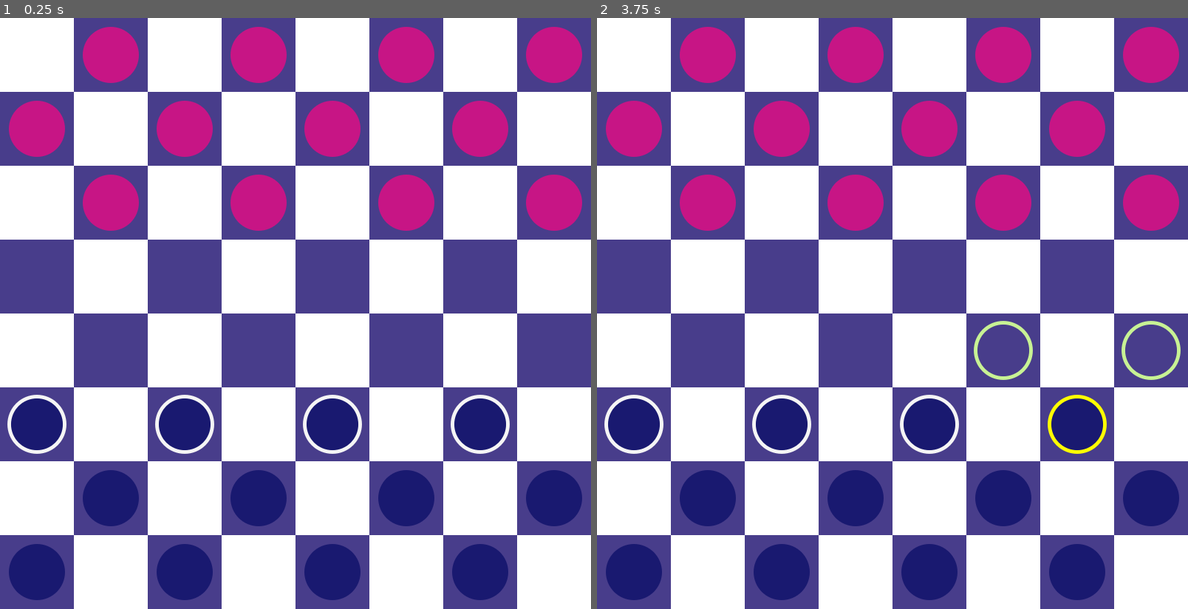
Above: before the commit, frames 1-2 (left to right).
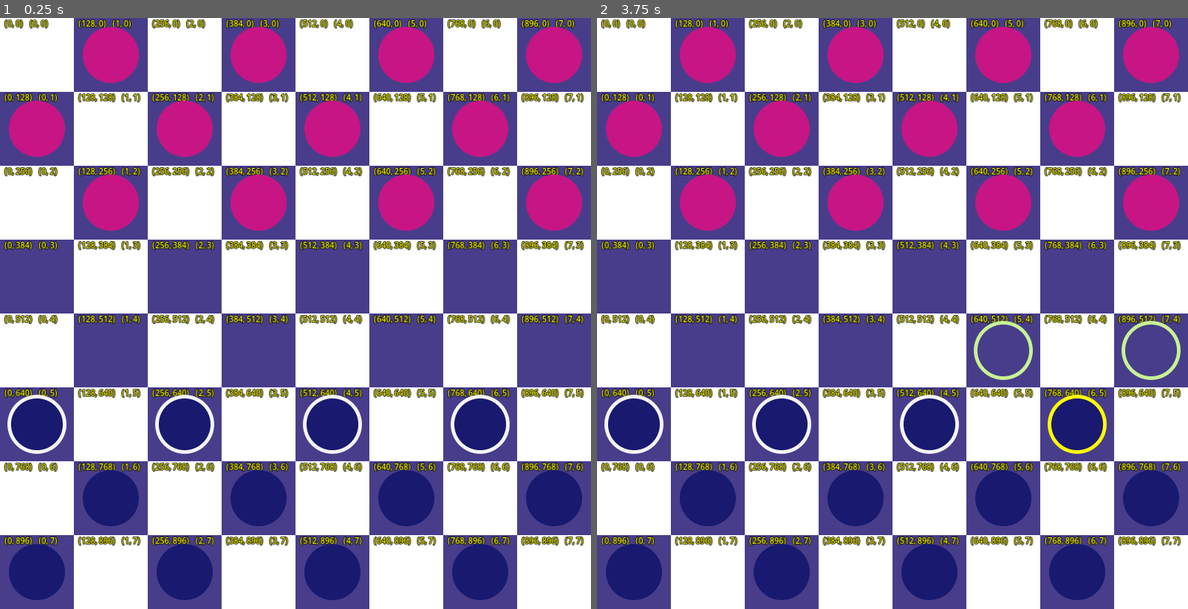
Above: after the commit, the same moments.

Repository: mattsullentrup/godot-checkers
Game: Godot game, scene res://rewrite/level/level.tscn
Same seed, same stepped clock (60 frames per second), same inputs: the game is played once before the commit and once after it.
Inputs (mouse positions are in pixels of both pictures, inside the frame that each line leads up to):
- Up to frame 1 (0.25 s): no input
- Up to frame 2 (3.75 s): tap Enter at 0.5, 2, 3.5 s; move the mouse to (1022, 283) at 0.52 s; press the mouse at (1022, 283) at 0.53 s; tap Space at 1.25, 2.75 s; move the mouse to (774, 343) at 1.27 s; release the mouse at (774, 343) at 1.28 s; right-click (774, 343) at 1.35 s; move the mouse to (951, 183) at 2.02 s; press the mouse at (951, 183) at 2.03 s; move the mouse to (862, 431) at 2.77 s; release the mouse at (862, 431) at 2.78 s; right-click (862, 431) at 2.85 s; move the mouse to (1069, 402) at 3.52 s; press the mouse at (1069, 402) at 3.53 s

The runs differ from the first frame. In frame 1, 7.5% of the frame differs, in the area x 0-99%, y 0-90%; in frame 2, 7.5%.

Commit message:
Add cell text debug

Diff:
--- a/checkers/project.godot
+++ b/checkers/project.godot
@@ -25,7 +25,7 @@
 
 window/size/viewport_width=1024
 window/size/viewport_height=1024
-window/size/mode=2
+window/size/mode=4
 window/stretch/mode="canvas_items"
 
 [dotnet]
--- a/checkers/rewrite/autoloads/globals.gd
+++ b/checkers/rewrite/autoloads/globals.gd
@@ -20,6 +20,9 @@
 
 var movement_vectors := {}
 
+# For debug purposes only
+var turn_number := 1
+
 
 func _init() -> void:
 	movement_vectors[Direction.UPPER_LEFT] = Vector2i(-1, -1)
--- a/checkers/rewrite/level/level_generator.gd
+++ b/checkers/rewrite/level/level_generator.gd
@@ -48,6 +48,19 @@
 					true
 			)
 
+			var default_font = ThemeDB.fallback_font
+			#var default_font_size = ThemeDB.fallback_font_size
+			var pos = Vector2i(x * Globals.CELL_SIZE, y * Globals.CELL_SIZE)
+			var cell = Vector2i(x, y)
+			var font_size = 14
+			var text = "  {0}   {1}".format([pos, cell])
+			draw_string_outline(default_font, Vector2(pos.x, pos.y + 15), text, \
+					HORIZONTAL_ALIGNMENT_LEFT, -1, font_size, 4, Color.BLACK)
+
+			draw_string(default_font, Vector2(pos.x, pos.y + 15), text, \
+					HORIZONTAL_ALIGNMENT_LEFT, -1, font_size, Color.YELLOW)
+
+
 
 func _create_units(start_y: int, end_y: int, group: UnitGroup) -> void:
 	for y in range(start_y, end_y):
--- a/checkers/rewrite/units/unit_movement.gd
+++ b/checkers/rewrite/units/unit_movement.gd
@@ -17,7 +17,8 @@
 				units.append(unit)
 
 	for unit: Unit in units:
-		if unit.position == Vector2(768, 384):
+		#if unit.position == Vector2(768, 384):
+		if unit.position == Vector2(640, 512) and Globals.turn_number == 3:
 			pass
 		unit.available_cells.clear()
 		if _can_unit_move(unit):
--- a/checkers/rewrite/units/units_container.gd
+++ b/checkers/rewrite/units/units_container.gd
@@ -97,6 +97,7 @@
 
 
 func _step_turn() -> void:
+	Globals.turn_number += 1
 	if _active_group == _player_group:
 		_active_group = _opponent_group
 		_opponent_group.take_turn()
